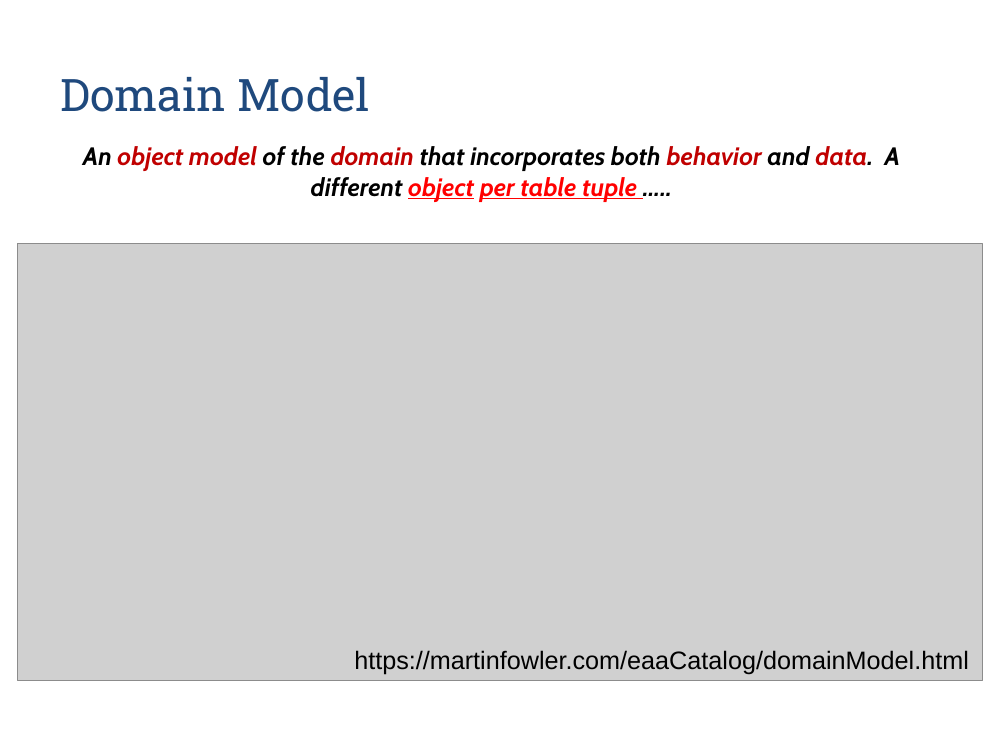
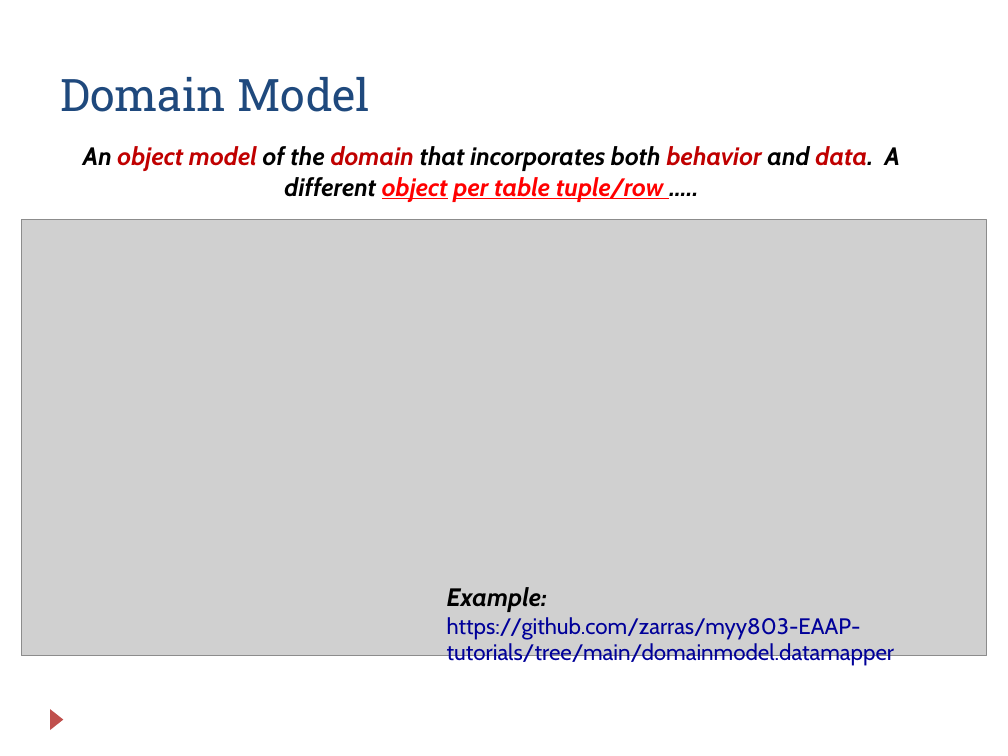
Before and after one commit to zarras/myy803-slides, a slide deck: slide 5 of SoftEng-Lab-JPA.ppt (slide 4 before the commit). Drawn at 1008x756 pixels with LibreOffice and Linux fonts; fonts in the diff are those of the drawing; grey boxes stand for pictures. Boxes give left, top, right and bottom in pixels: in the first picture for what was removed or moved away, otherwise in the second. Text is boxed around its words. In the diff, an @@ line names an element or a change of style, - is before the commit and + after.

```diff
--- a/SoftEng-Lab-JPA.ppt
+++ b/SoftEng-Lab-JPA.ppt
@@ text at <box>83,146,900,202</box>: text changed @@
-An object model of the domain that incorporates both behavior and data. A different object per table tuple …..
+An object model of the domain that incorporates both behavior and data. A different object per table tuple/row …..
@@ picture: place and size @@
-picture at <box>17,244,983,680</box>
+picture at <box>21,219,987,655</box>
@@ text added at <box>447,587,894,666</box>, 16 pt, text #000099 @@
+Example:
+https://github.com/zarras/myy803-EAAP-tutorials/tree/main/domainmodel.datamapper
@@ text removed at <box>354,650,969,675</box> @@
-https://martinfowler.com/eaaCatalog/domainModel.html
@@ triangle added at <box>50,709,64,730</box>, fill #C0504D @@
```
Also in this commit, not shown: 10 other slides changed, 2 slides added, 5 other files.
